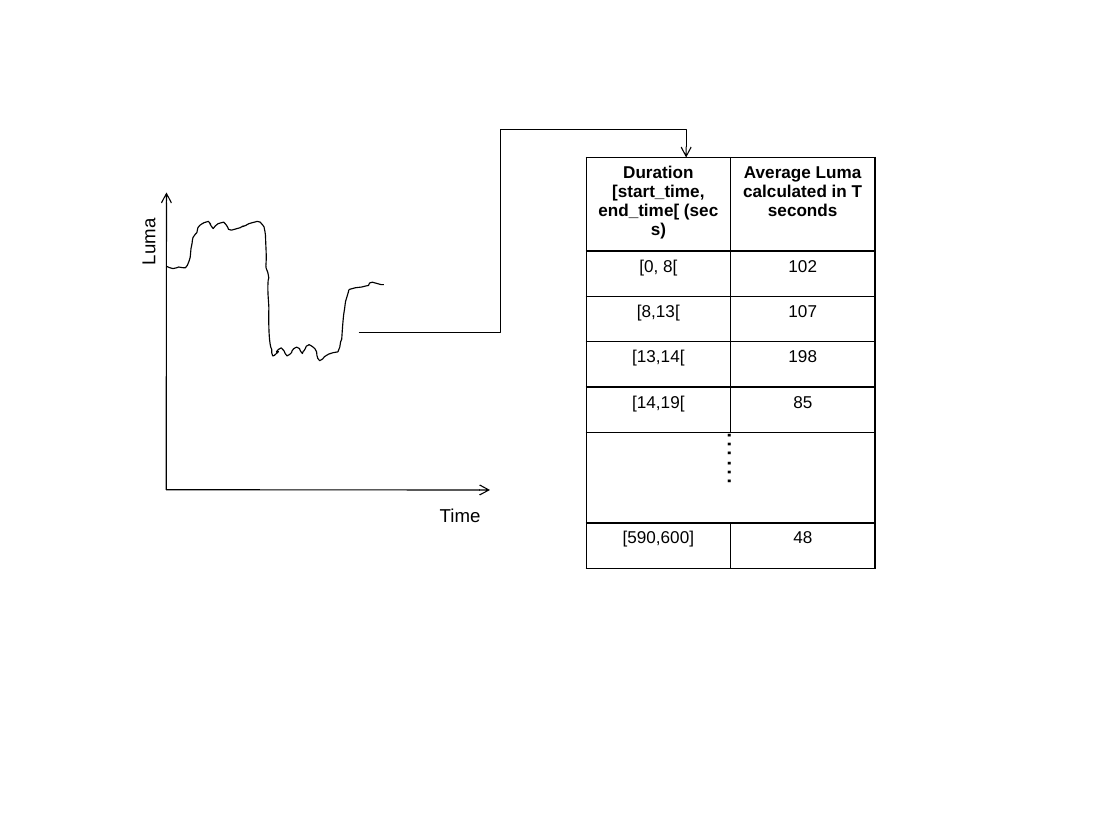
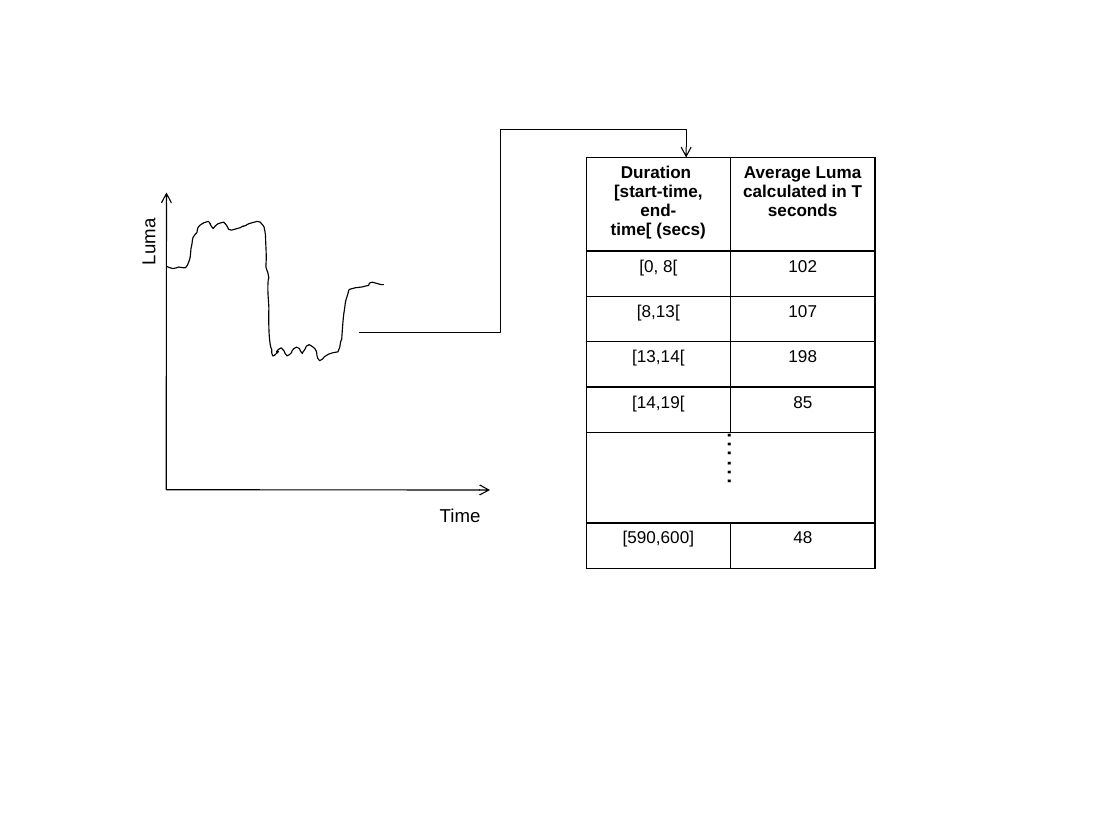
Before and after one commit to straypacket/videofingerprinting, a slide deck: slide 3 of documents/patent_images_after_discussion_2Feb2010.pptx. Drawn at 1120x840 pixels with LibreOffice and Linux fonts; fonts in the diff are those of the drawing. Boxes give left, top, right and bottom in pixels: in the first picture for what was removed or moved away, otherwise in the second. Text is boxed around its words. In the diff, an @@ line names an element or a change of style, - is before the commit and + after.

```diff
--- a/documents/patent_images_after_discussion_2Feb2010.pptx
+++ b/documents/patent_images_after_discussion_2Feb2010.pptx
@@ table at [586,158,875,551] @@
-row 1, column 1: Duration [start_time, end_time[ (secs)
+row 1, column 1: Duration / [start-time, end-time[ (secs)
```
Also in this commit, not shown: 1 other file.
